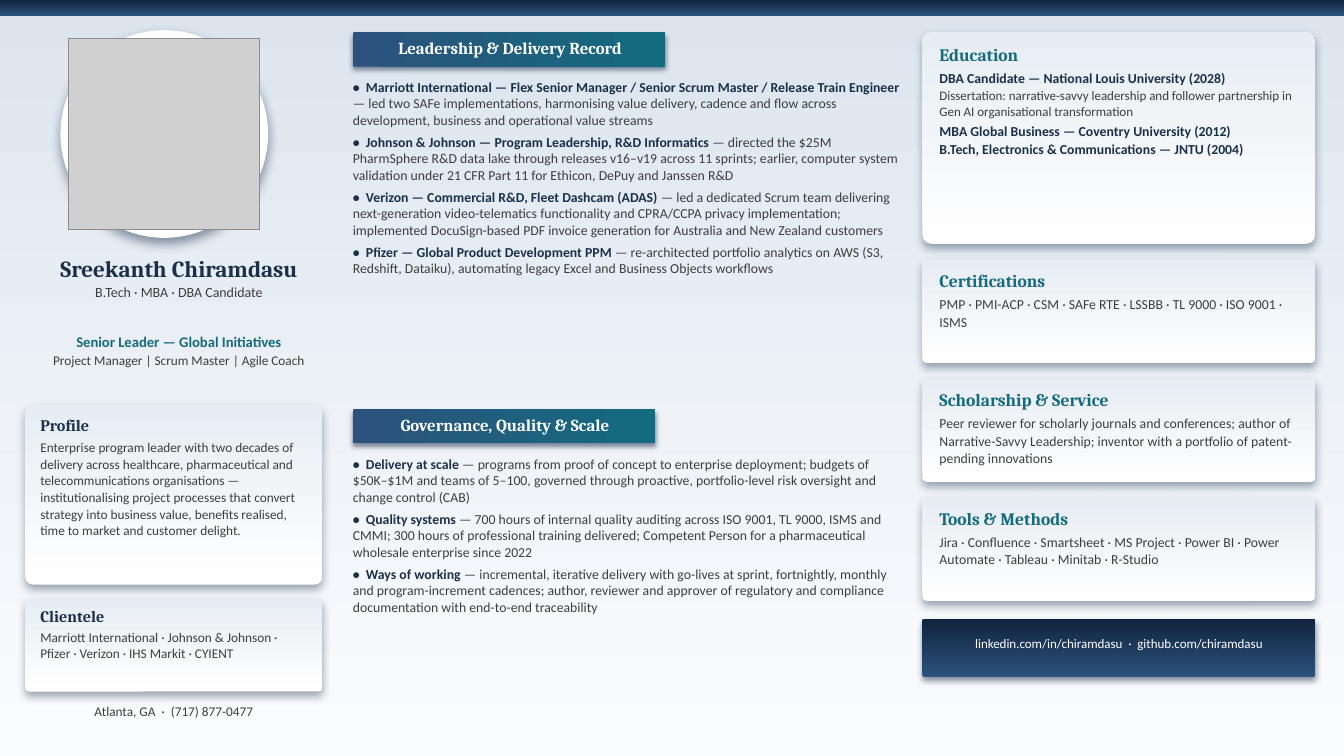
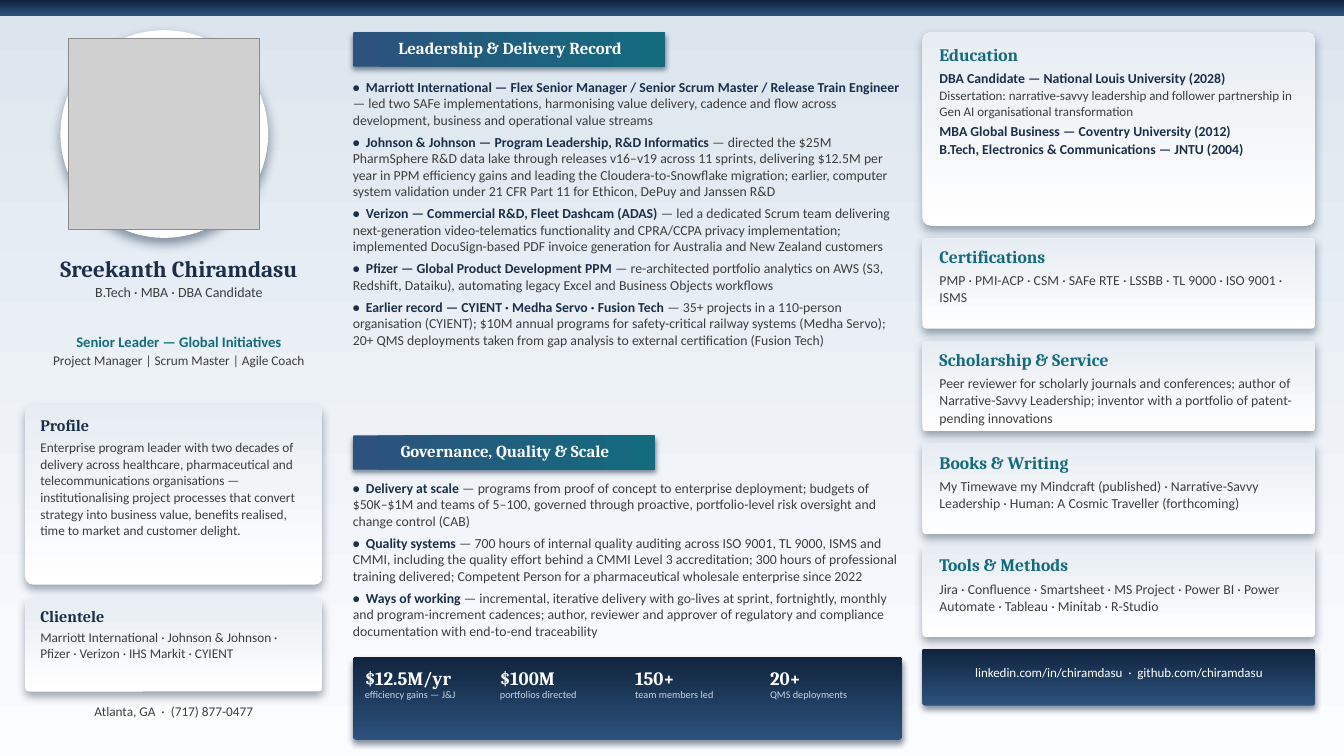
Before and after one commit to chiramdasu/chiramdasu.github.io, a slide deck: slide 1 of Sreekanth_Chiramdasu_One_Slide_Profile.pptx. Drawn at 1344x756 pixels with LibreOffice and Linux fonts; fonts in the diff are those of the drawing; grey boxes stand for pictures. Boxes give left, top, right and bottom in pixels: in the first picture for what was removed or moved away, otherwise in the second. Text is boxed around its words. In the diff, an @@ line names an element or a change of style, - is before the commit and + after.

Commit message:
One-slide profile v4: densified with bio-page results (J&J gains, earlier record, books, results stat bar)

```diff
--- a/Sreekanth_Chiramdasu_One_Slide_Profile.pptx
+++ b/Sreekanth_Chiramdasu_One_Slide_Profile.pptx
@@ rounded rectangle: place and size @@
-rounded rectangle at (923, 32, 1316, 244)
+rounded rectangle at (923, 32, 1316, 226)
@@ text at (353, 137, 888, 198): text changed @@
-• Johnson & Johnson — Program Leadership, R&D Informatics — directed the $25M PharmSphere R&D data lake through releases v16–v19 across 11 sprints; earlier, computer system validation under 21 CFR Part 11 for Ethicon, DePuy and Janssen R&D
+• Johnson & Johnson — Program Leadership, R&D Informatics — directed the $25M PharmSphere R&D data lake through releases v16–v19 across 11 sprints, delivering $12.5M per year in PPM efficiency gains and leading the Cloudera-to-Snowflake migration; earlier, computer system validation under 21 CFR Part 11 for Ethicon, DePuy and Janssen R&D
@@ rounded rectangle: place and size @@
-rounded rectangle at (923, 260, 1316, 363)
+rounded rectangle at (923, 238, 1316, 329)
@@ text "Certifications": place and size @@
-text "Certifications" at (939, 274, 1276, 327)
+text "Certifications" at (939, 250, 1276, 302)
@@ text at (353, 302, 885, 348): paragraph added @@
+• Earlier record — CYIENT · Medha Servo · Fusion Tech — 35+ projects in a 110-person organisation (CYIENT); $10M annual programs for safety-critical railway systems (Medha Servo); 20+ QMS deployments taken from gap analysis to external certification (Fusion Tech)
@@ rounded rectangle: place and size @@
-rounded rectangle at (923, 379, 1316, 482)
+rounded rectangle at (923, 341, 1316, 432)
@@ text "Scholarship & Service": place and size @@
-text "Scholarship & Service" at (939, 394, 1292, 466)
+text "Scholarship & Service" at (939, 354, 1292, 426)
@@ rounded rectangle "Governance, Quality & Scale": place and size @@
-rounded rectangle "Governance, Quality & Scale" at (353, 409, 655, 444)
+rounded rectangle "Governance, Quality & Scale" at (353, 436, 655, 470)
@@ rounded rectangle added at (923, 444, 1316, 534), fill gradient #FFFFFF to #E7EDF3 @@
@@ text added at (939, 457, 1259, 511), 9.8 pt, text #3D3D3D @@
+Books & Writing
+My Timewave my Mindcraft (published) · Narrative-Savvy Leadership · Human: A Cosmic Traveller (forthcoming)
@@ text "• Delivery at scale — ...": place and size @@
-text "• Delivery at scale — ..." at (353, 459, 887, 614)
+text "• Delivery at scale — ..." at (353, 483, 897, 638)
@@ text at (353, 538, 897, 584): text changed @@
-• Quality systems — 700 hours of internal quality auditing across ISO 9001, TL 9000, ISMS and CMMI; 300 hours of professional training delivered; Competent Person for a pharmaceutical wholesale enterprise since 2022
+• Quality systems — 700 hours of internal quality auditing across ISO 9001, TL 9000, ISMS and CMMI, including the quality effort behind a CMMI Level 3 accreditation; 300 hours of professional training delivered; Competent Person for a pharmaceutical wholesale enterprise since 2022
@@ rounded rectangle: place and size @@
-rounded rectangle at (923, 498, 1316, 601)
+rounded rectangle at (923, 546, 1316, 637)
@@ text "Tools & Methods": place and size @@
-text "Tools & Methods" at (939, 513, 1279, 564)
+text "Tools & Methods" at (939, 559, 1279, 611)
@@ rounded rectangle added at (353, 657, 902, 740), fill gradient #2C527D to #10243E @@
@@ rounded rectangle: place and size @@
-rounded rectangle at (923, 619, 1316, 678)
+rounded rectangle at (923, 649, 1316, 706)
@@ text added at (365, 671, 456, 700), 7.3 pt, text #C9D6E4 @@
+$12.5M/yr
+efficiency gains — J&J
@@ text added at (500, 671, 576, 700), 7.3 pt, text #C9D6E4 @@
+$100M
+portfolios directed
@@ text added at (635, 672, 714, 698), 7.3 pt, text #C9D6E4 @@
+150+
+team members led
@@ text added at (770, 672, 847, 700), 7.3 pt, text #C9D6E4 @@
+20+
+QMS deployments
@@ text "linkedin.com/in/chiramdasu · github.com/chiramdasu": place and size @@
-text "linkedin.com/in/chiramdasu · github.com/chiramdasu" at (975, 639, 1262, 651)
+text "linkedin.com/in/chiramdasu · github.com/chiramdasu" at (975, 668, 1262, 680)
```
Also in this commit, not shown: 1 other file.
